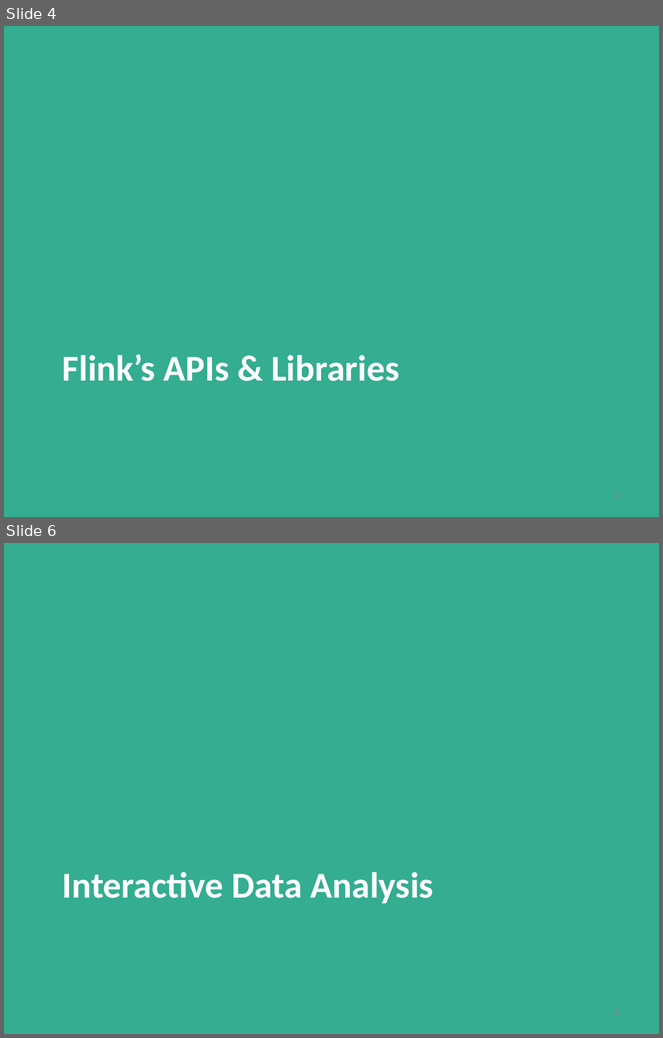
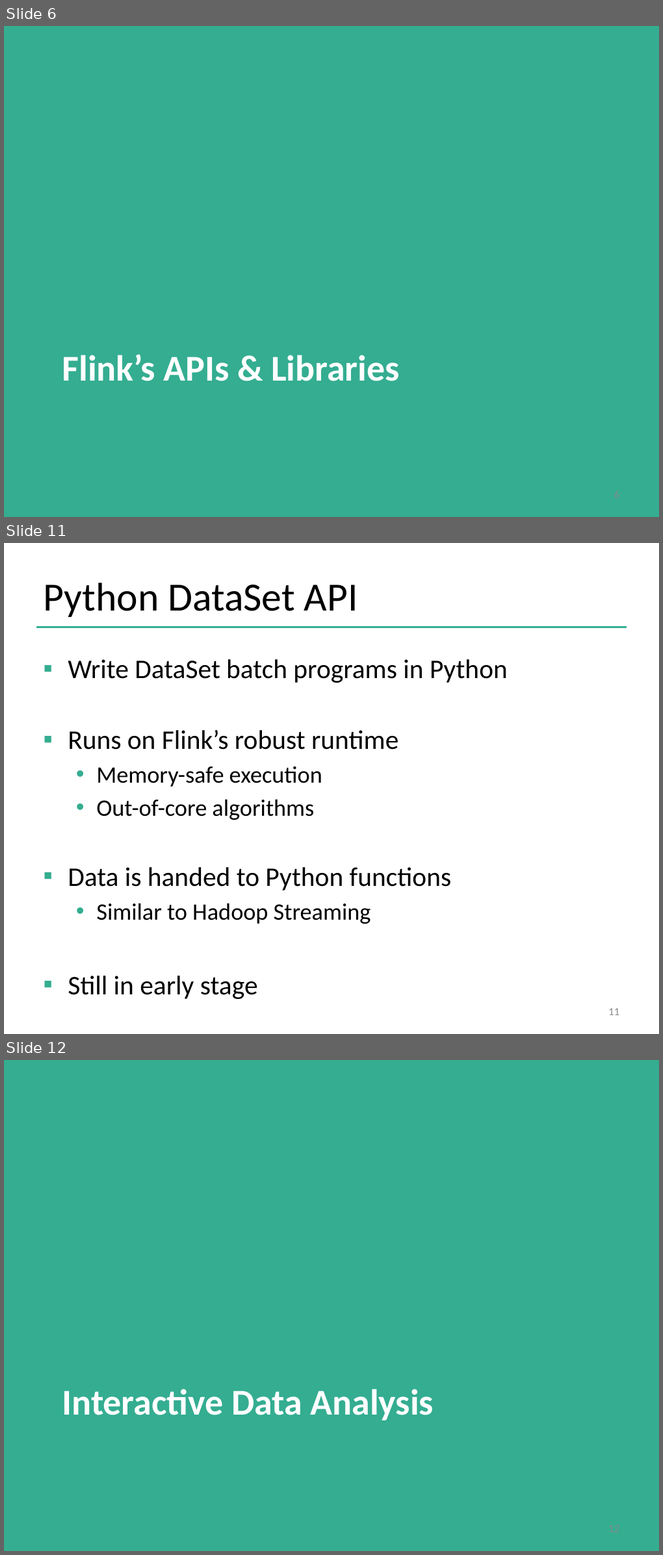
Before and after one commit to dataArtisans/flink-training-web, a slide deck: slides/closing.pptx. Shown one above the other, each under a label of ours: slides 4 and 6 before the commit, slides 6, 11 and 12 after it; the slides between them are not shown. The pictures are 663x1038 and 663x1555 pixels, drawn with LibreOffice and Linux fonts; fonts in the diff are those of the drawing; background and template pictures are left out. Boxes give left, top, right and bottom in pixels: in the first picture for what was removed or moved away, otherwise in the second. Text is boxed around its words. In the diff, an @@ line names an element or a change of style, - is before the commit and + after.

Commit message:
Closing slides (still todo)

```diff
--- a/slides/closing.pptx
+++ b/slides/closing.pptx
@@ slide 11 added at bbox=[4, 543, 659, 1034], background #FFFFFF @@
@@ title added at bbox=[43, 583, 358, 617], 44 pt, text #000000 @@
+Python DataSet API
@@ line added from (36, 627) to (627, 627), #34AD91 2 pt @@
@@ text added at bbox=[68, 659, 508, 995], 29.6 pt, text #000000 @@
+▪ Write DataSet batch programs in Python
+▪ Runs on Flink’s robust runtime
+  • Memory-safe execution
+  • Out-of-core algorithms
+▪ Data is handed to Python functions
+  • Similar to Hadoop Streaming
+▪ Still in early stage
@@ page number added at bbox=[608, 1008, 620, 1016], 12 pt, text #8C8C8C @@
+11
@@ what was slide 4 is now slide 6 @@
@@ what was slide 6 is now slide 12 @@
```
Also in this commit, not shown: 1 slide changed, 7 other slides added, 2 slides removed.
